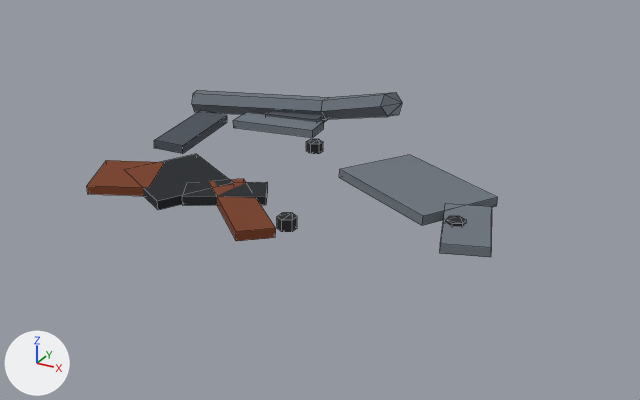
A saved change to the FBX model Assets/_Project/Art/Environment/LabKit/Meshes/Debris_Scrap.fbx.
The view is the same before and after, from a 50 mm camera at (1.91, -3.12, 1.5) aimed at (0.21, -0.03, -0.05). Every picture has the same lights, and +X, +Y and +Z are marked at lower left. The first picture is the older version. Mesh edges are drawn as thin lines.

Objects in the first picture: 'Debris_Scrap'.
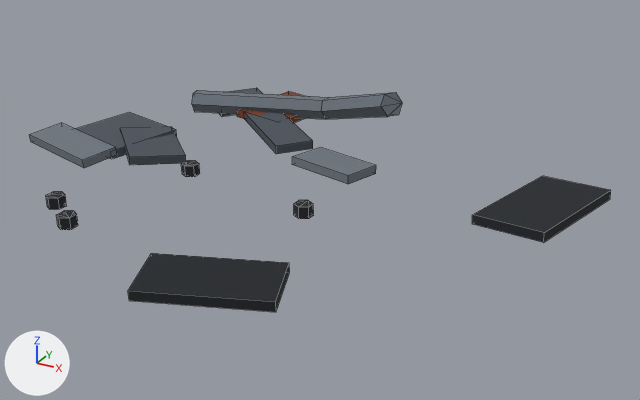
Where the change shows, as pixel boxes [x1, y1, x2, y2] in the pictures (640 x 400 px; the box of a moved part takes in the faces that stretch with it):
'Debris_Scrap', reshaped (42% wider, 34% taller): before [87, 90, 498, 257]; after [29, 88, 611, 312]
part 1 of me_debris_scrap, moved or reshaped: before [233, 112, 324, 138]; after [245, 112, 313, 154]
part 2 of me_debris_scrap, moved or reshaped: before [440, 205, 492, 257]; after [292, 148, 376, 184]
part 3 of me_debris_scrap, moved or reshaped: before [87, 160, 165, 196]; after [76, 112, 177, 159]
part 4 of me_debris_scrap, moved or reshaped: before [339, 155, 498, 226]; after [237, 91, 305, 123]
part 5 of me_debris_scrap, moved or reshaped: before [182, 182, 268, 206]; after [128, 253, 290, 312]
part 6 of me_debris_scrap, moved or reshaped (mostly hidden afterwards): before [143, 154, 234, 210]; after [219, 88, 263, 117]
part 7 of me_debris_scrap, moved or reshaped: before [306, 139, 323, 154]; after [294, 200, 313, 219]
part 8 of me_debris_scrap, added: after [181, 161, 200, 177]
part 9 of me_debris_scrap, added: after [46, 192, 67, 210]
part 10 of me_debris_scrap, added: after [57, 211, 78, 230]
part 11 of me_debris_scrap, deleted: before [154, 111, 466, 241]
part 12 of me_debris_scrap, added: after [29, 123, 611, 243]

The change, as a list of edits to the scene's bpy script:
```text
Change me_debris_scrap:
    used by ob_debris_scrap; location = (0.0, 0.0, 0.0)
    remove me_debris_scrap.from_pydata(...)  # 138 vertices, 130 faces; spans x -0.92..1.07, y -0.63..1.03, z -0.01..0.3
    add me_debris_scrap.from_pydata(...)  # 138 vertices, 130 faces; spans x -1.34..1.33, y -1.16..1.04, z -0.01..0.3
    me_debris_scrap part 1: the loose piece of 8 vertices spanning x -0.59..-0.14, y 0.47..0.69, z 0.0..0.04 is turned 130.9 degrees about the z axis through its middle and scaled by 1.27, then moved by (0.03, -0.07, 0.0), in mat_lab_wall (greyish blue #4c535c)
    me_debris_scrap part 2: the loose piece of 8 vertices spanning x 0.77..1.07, y -0.34..0.07, z 0.0..0.04 is turned 57.3 degrees about the z axis through its middle and scaled by 0.943, then moved by (-0.77, 0.35, 0.0)
    me_debris_scrap part 3: the loose piece of 8 vertices spanning x -0.75..-0.39, y -0.54..-0.18, z 0.0..0.04 is multiplied about its middle by the matrix ((-1.106, -0.906, -0.024), (0.906, -1.103, -0.087), (0.037, -0.083, 1.427)), then moved by (-0.4, 0.43, 0.0), in mat_lab_wall (greyish blue #4c535c)
    me_debris_scrap part 4: the loose piece of 8 vertices spanning x 0.23..0.93, y -0.16..0.47, z -0.01..0.05 is turned -70.4 degrees about the z axis through its middle and scaled by 0.722, then moved by (-1.05, 0.65, 0.0), in mat_lab_rust (brown #7a3e22)
    me_debris_scrap part 5: the loose piece of 8 vertices spanning x -0.28..0.1, y -0.46..-0.13, z 0.0..0.04 is multiplied about its middle by the matrix ((1.427, 0.249, 0.057), (-0.241, 1.421, -0.153), (-0.082, 0.142, 1.441)), then moved by (0.39, -0.66, 0.0)
    me_debris_scrap part 6: the loose piece of 8 vertices spanning x -0.62..-0.09, y -0.53..-0.02, z 0.0..0.04 is multiplied about its middle by the matrix ((-0.075, 0.709, 0.066), (-0.711, -0.07, -0.049), (-0.042, -0.071, 0.711)), then moved by (-0.4, 1.08, 0.0), in mat_lab_wall (greyish blue #4c535c)
    me_debris_scrap part 7: the loose piece of 12 vertices spanning x -0.07..0.0, y 0.33..0.41, z 0.0..0.05 is moved by (0.32, -0.66, 0.0)
    me_debris_scrap part 8: a new loose piece, a 6-sided cylinder along z spanning x -0.418..-0.349, y -0.19..-0.11, z 0.0..0.05, in mat_lab_metaldark (black #1f2328)
    me_debris_scrap part 9: a new loose piece, a 6-sided cylinder along z spanning x -0.692..-0.622, y -0.744..-0.664, z 0.0..0.05, in mat_lab_metaldark (black #1f2328)
    me_debris_scrap part 10: a new loose piece, a 6-sided cylinder along z spanning x -0.514..-0.445, y -0.867..-0.787, z 0.0..0.05, in mat_lab_metaldark (black #1f2328)
    me_debris_scrap part 11: 6 loose pieces with 60 vertices, spanning x -0.81..0.91, y -0.63..1.03, z -0.01..0.05, are deleted
    me_debris_scrap part 12
    18 vertices are added at x -1.34..1.33, y -0.32..0.52, z -0.01..0.05
    6 new vertices lie (0.0, 0.0, 0.04) away from vertices in x -1.29..1.33, y -0.14..0.44, z -0.01..0.01
    6 new faces join them, mat_lab_wall (greyish blue #4c535c)
    6 new faces join them, mat_lab_metaldark (black #1f2328)
    6 new faces join them, mat_lab_metal (grey #6e767f)
```
